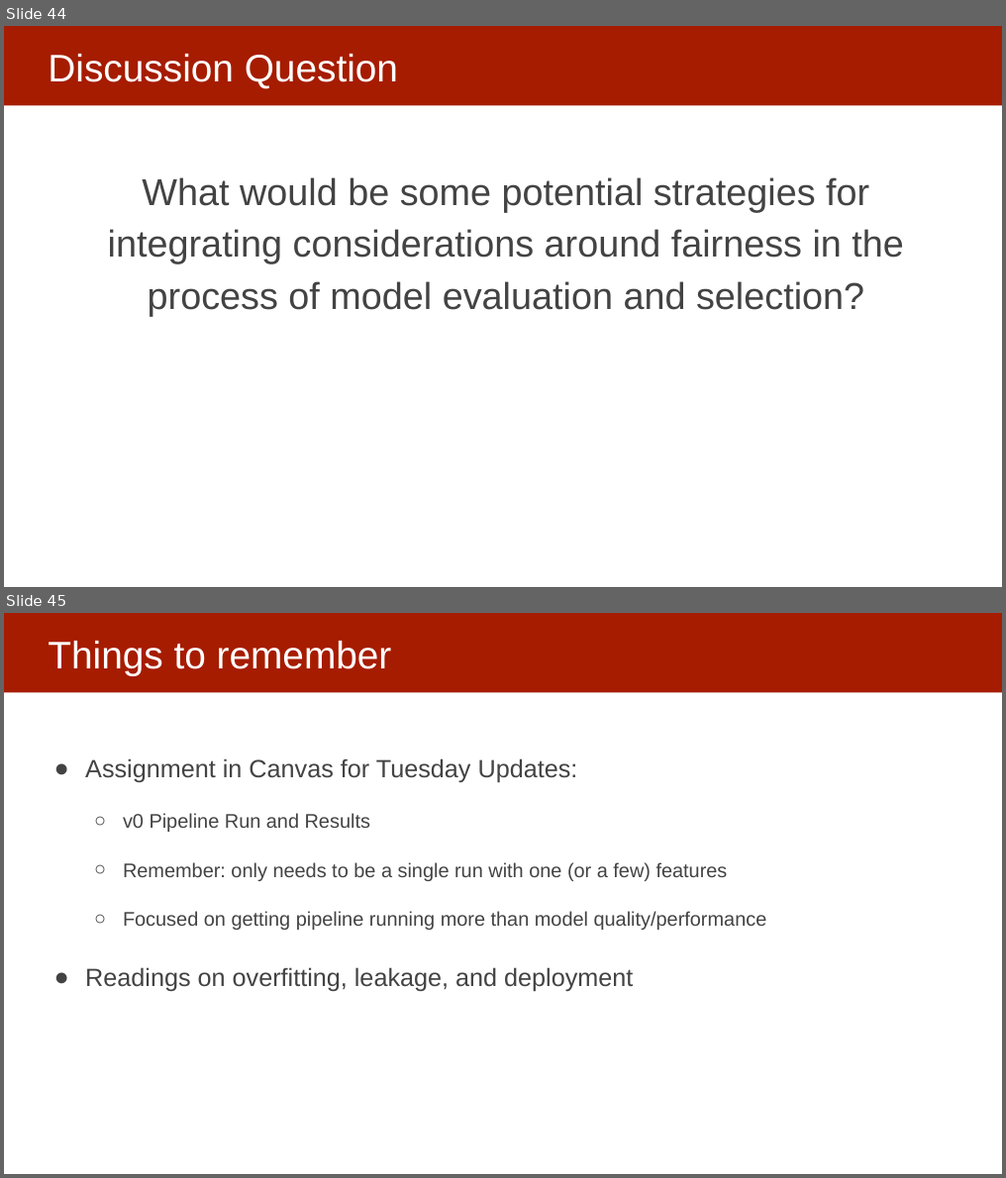
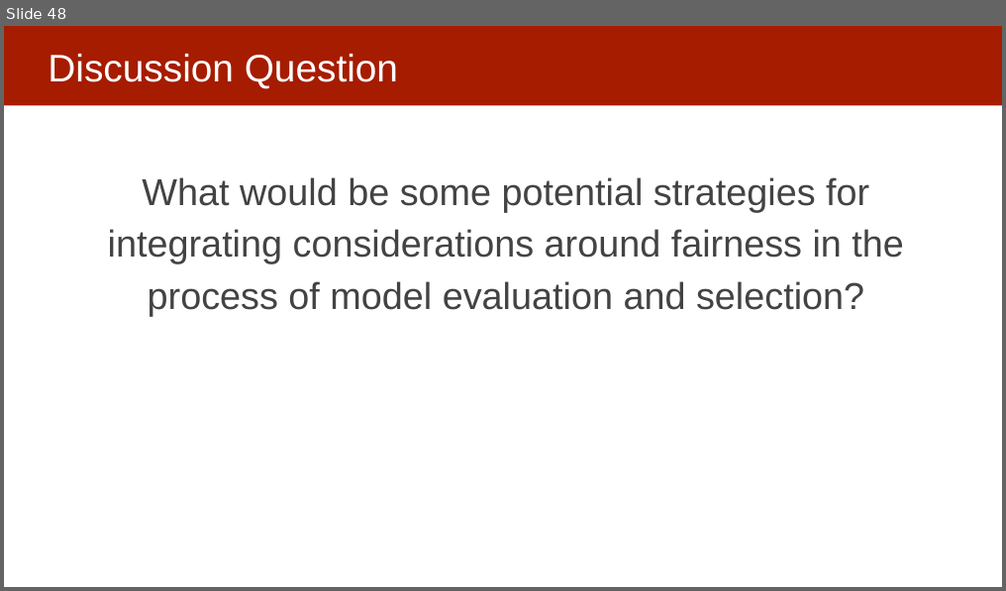
Before and after one commit to dssg/mlforpublicpolicylab, a slide deck: 07 - Performance and Evaluation Pt 2/Model Selection and Validation - Part II.pptx. Shown one above the other, each under a label of ours: slides 44 and 45 before the commit, slide 48 after it. The pictures are 1006x1178 and 1006x591 pixels, drawn with LibreOffice and Linux fonts; fonts in the diff are those of the drawing. Boxes give left, top, right and bottom in pixels: in the first picture for what was removed or moved away, otherwise in the second. Text is boxed around its words. In the diff, an @@ line names an element or a change of style, - is before the commit and + after.

```diff
--- a/07 - Performance and Evaluation Pt 2/Model Selection and Validation - Part II.pptx
+++ b/07 - Performance and Evaluation Pt 2/Model Selection and Validation - Part II.pptx
@@ slide 45 removed at bbox=[4, 613, 1002, 1174], background #FFFFFF; not listed: 1 template element that a slide beside it also shows @@
@@ title removed at bbox=[48, 641, 392, 675] @@
-Things to remember
@@ text removed at bbox=[85, 759, 767, 992] @@
-● Assignment in Canvas for Tuesday Updates:
-  ○ v0 Pipeline Run and Results
-  ○ Remember: only needs to be a single run with one (or a few) features
-  ○ Focused on getting pipeline running more than model quality/performance
-● Readings on overfitting, leakage, and deployment
@@ what was slide 44 is now slide 48 @@
```
Also in this commit, not shown: 16 slides changed, 6 slides added, 1 other slide removed.
